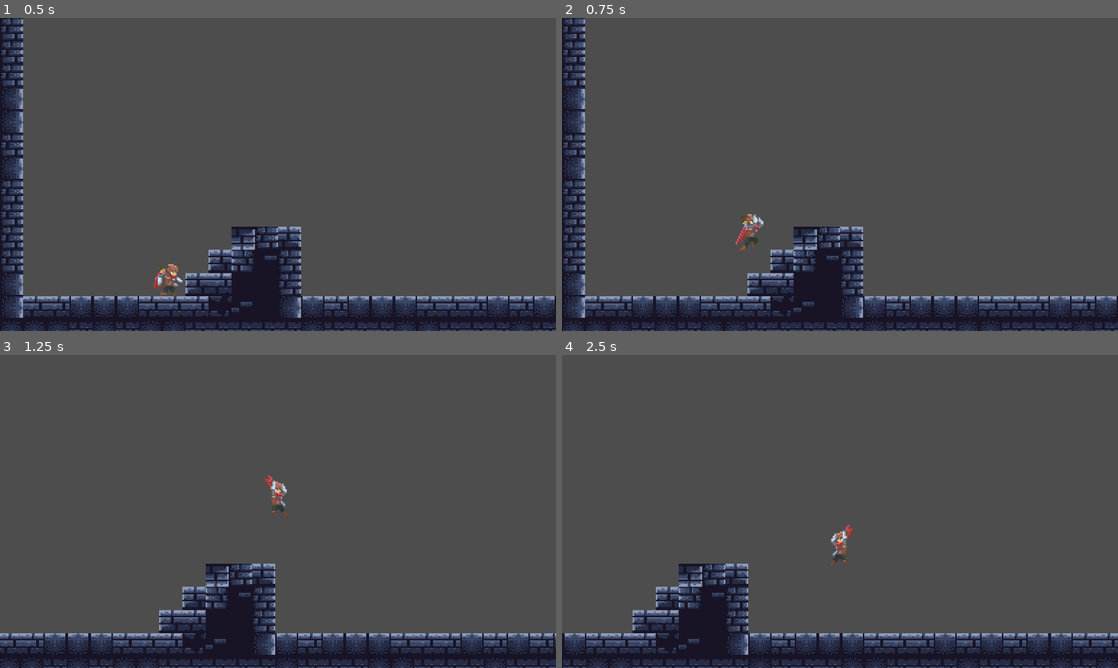
Above: before the commit, frames 1-4 (two rows, left to right).
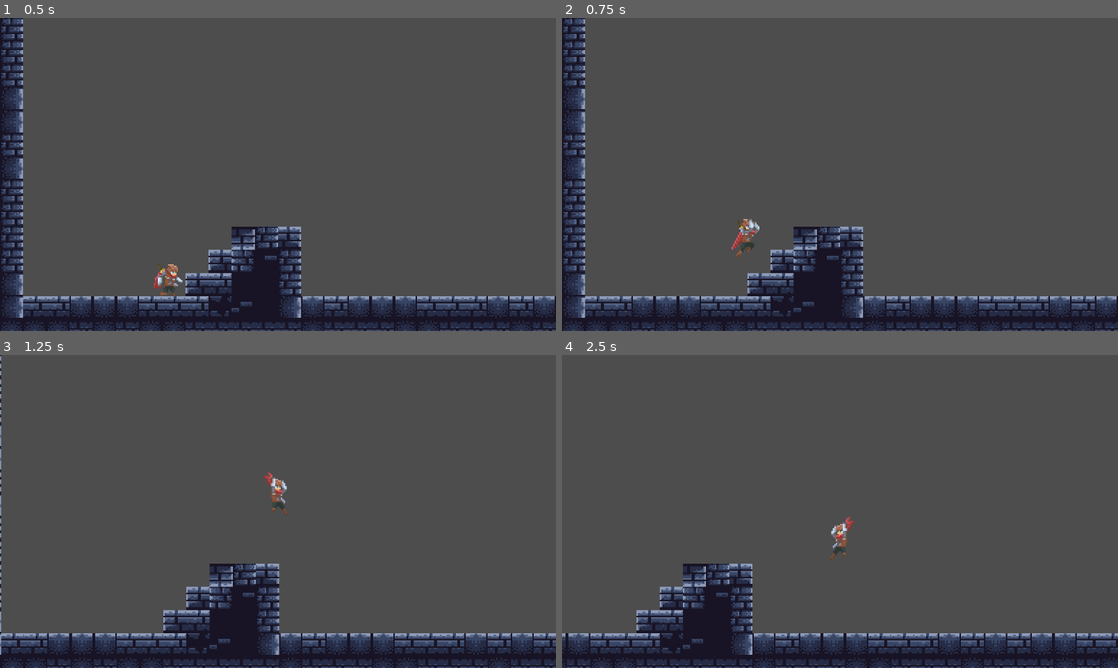
Above: after the commit, the same moments.

Repository: Tomotopieces/polaris
Game: Godot game, scene res://scenes/world.tscn
Two runs of this game, one before a commit and one after it. Both use one fixed random seed, a clock stepped at 60 frames per second and the inputs below.
Inputs:
- Up to frame 1 (0.5 s): no input
- Up to frame 2 (0.75 s): hold D (move_right) from 0.53 s (still down); tap K (move_jump) at 0.6 s
- Up to frame 3 (1.25 s): keep holding D (move_right); tap K (move_jump) at 0.77, 1.07 s
- Up to frame 4 (2.5 s): tap K (move_jump) at 1.35, 1.52, 1.82, 2.1 s; release D (move_right) at 2.03 s; hold A (move_left) from 2.03 s (still down)

Frame 1 is identical in both runs. In frame 2, 0.4% of the frame differs, in the area x 30-37%, y 62-77%; in frame 3, 5.2%, in the area x 0-100%, y 0-100%; in frame 4, 5.1%.

Commit message:
feat: 实现派生窗口功能与地面普通攻击的第二三式

Diff:
--- a/scenes/hero.tscn
+++ b/scenes/hero.tscn
@@ -756,10 +756,10 @@
 tracks/0/interp = 1
 tracks/0/loop_wrap = true
 tracks/0/keys = {
-"times": PackedFloat32Array(0, 0.0833333),
+"times": PackedFloat32Array(0, 0.15),
 "transitions": PackedFloat32Array(1, 1),
 "update": 1,
-"values": [Rect2(250, 259, 100, 36), Rect2(0, 296, 150, 36)]
+"values": [Rect2(200, 259, 150, 36), Rect2(0, 296, 150, 36)]
 }
 tracks/1/type = "value"
 tracks/1/imported = false
@@ -768,10 +768,10 @@
 tracks/1/interp = 1
 tracks/1/loop_wrap = true
 tracks/1/keys = {
-"times": PackedFloat32Array(0, 0.0833333),
-"transitions": PackedFloat32Array(1, 1),
-"update": 1,
-"values": [2, 3]
+"times": PackedFloat32Array(0),
+"transitions": PackedFloat32Array(1),
+"update": 1,
+"values": [3]
 }
 tracks/2/type = "value"
 tracks/2/imported = false
@@ -780,10 +780,10 @@
 tracks/2/interp = 1
 tracks/2/loop_wrap = true
 tracks/2/keys = {
-"times": PackedFloat32Array(0, 0.0166667, 0.0833333, 0.216667, 0.266667),
-"transitions": PackedFloat32Array(1, 1, 1, 1, 1),
-"update": 1,
-"values": [0, 1, 0, 1, 2]
+"times": PackedFloat32Array(0, 0.0666667, 0.116667, 0.15, 0.216667, 0.266667),
+"transitions": PackedFloat32Array(1, 1, 1, 1, 1, 1),
+"update": 1,
+"values": [0, 1, 2, 0, 1, 2]
 }
 tracks/3/type = "value"
 tracks/3/imported = false
@@ -816,7 +816,7 @@
 tracks/5/interp = 1
 tracks/5/loop_wrap = true
 tracks/5/keys = {
-"times": PackedFloat32Array(0, 0.0166667),
+"times": PackedFloat32Array(0, 0.116667),
 "transitions": PackedFloat32Array(1, 1),
 "update": 1,
 "values": [Vector2(-3, -18), Vector2(1, -18)]
@@ -828,7 +828,7 @@
 tracks/6/interp = 1
 tracks/6/loop_wrap = true
 tracks/6/keys = {
-"times": PackedFloat32Array(0.0166667, 0.283333, 0.3),
+"times": PackedFloat32Array(0.116667, 0.283333, 0.3),
 "transitions": PackedFloat32Array(1, 1, 1),
 "values": [{
 "args": [0],
--- a/scenes/world.tscn
+++ b/scenes/world.tscn
@@ -1,10 +1,9 @@
-[gd_scene load_steps=6 format=4 uid="uid://bwm7hcfk7s1d3"]
+[gd_scene load_steps=5 format=4 uid="uid://bwm7hcfk7s1d3"]
 
 [ext_resource type="TileSet" uid="uid://bgfd7pnui7sgx" path="res://tilesets/geometry.tres" id="1_6o5pb"]
 [ext_resource type="Script" uid="uid://x8qgjgrd11uy" path="res://scripts/World.gd" id="1_w2aw0"]
 [ext_resource type="PackedScene" uid="uid://c0nfg1e6vgqu4" path="res://scenes/hero.tscn" id="2_i4025"]
 [ext_resource type="Script" uid="uid://yxttj23jr876" path="res://scripts/input/InputManager.gd" id="4_88rxh"]
-[ext_resource type="Script" uid="uid://bq6ngm5crorug" path="res://scripts/command/CommandManager.gd" id="5_nyl32"]
 
 [node name="World" type="Node2D"]
 script = ExtResource("1_w2aw0")
@@ -22,6 +21,3 @@
 [node name="InputManager" type="Node" parent="."]
 process_mode = 3
 script = ExtResource("4_88rxh")
-
-[node name="CommandManager" type="Node" parent="."]
-script = ExtResource("5_nyl32")
--- a/scripts/command/Command.gd
+++ b/scripts/command/Command.gd
@@ -2,7 +2,7 @@
 class_name Command
 
 ## 默认有效时间
-static var DEFAULT_VALID_WINDOW: float = 0.15
+static var DEFAULT_VALID_TIME: float = 0.15
 
 ## 指令
 var name: String
@@ -14,10 +14,10 @@
 ## 失效时间
 var expire_time: float
 
-func _init(_name: String, _priority: int, _valid_window: float = DEFAULT_VALID_WINDOW) -> void:
+func _init(_name: String, _priority: int, _valid_time: float = DEFAULT_VALID_TIME) -> void:
 	name = _name
 	priority = _priority
-	expire_time = Time.get_ticks_msec() / 1000.0 + _valid_window
+	expire_time = Time.get_ticks_msec() / 1000.0 + _valid_time
 
 ## 是否有效
 ## Returns: 是否超过过期时间
--- a/scripts/command/CommandManager.gd
+++ b/scripts/command/CommandManager.gd
@@ -3,37 +3,57 @@
 extends Node
 
 ## 主角
-@onready var hero: Hero = $"../Hero"
+var hero: Hero
 
 ## 指令预输入缓冲区
-var buffer: Array[Command] = []
+var preinput_buffer: Array[Command] = []
 
-func _physics_process(_delta: float) -> void:
+## 派生窗口记录
+## 指令名 -> DerivedWindow
+var command_window_map: Dictionary = {}
+
+func _init(_hero: Hero) -> void:
+	hero = _hero
+
+func update(_delta: float) -> void:
+	# 清理过期派生标靶
+	for key in command_window_map.keys():
+		if not (command_window_map[key] as DerivedWindow).is_valid():
+			command_window_map.erase(key)
+
 	# 清理过期指令
-	buffer = buffer.filter(func(cmd: Command) -> bool: return cmd.is_valid())
-	if buffer.is_empty():
+	preinput_buffer = preinput_buffer.filter(func(cmd: Command) -> bool: return cmd.is_valid())
+	if preinput_buffer.is_empty():
 		return
 
 	# 处理有效指令
-	var to_remove: Array[Command] = []
-	for cmd in buffer:
-		var state := cmd.to_state()
+	var consumed: Array[Command] = []
+	for cmd in preinput_buffer:
+		# 若指令命中派生窗口，则为派生动作，否则正常判断
+		var window := command_window_map.get(cmd.name) as DerivedWindow
+		var state: ActionizedState = window.action if window else cmd.to_state()
 		if not state:
 			continue
+
+		# 执行动作，移除指令与标靶
 		if hero.state_machine.change_state(state):
-			to_remove.push_back(cmd)
+			consumed.push_back(cmd)
+			if window:
+				command_window_map.erase(cmd.name)
+
 	# 移除指令
-	for cmd in to_remove:
-		buffer.erase(cmd)
+	for cmd in consumed:
+		preinput_buffer.erase(cmd)
 
 ## 添加指令至缓冲区
 ## command: 指令
 func push_command(command: Command) -> void:
-	buffer.push_back(command)
+	preinput_buffer.push_back(command)
 	# 优先级高的排在前面，相同优先级保持原有顺序
-	buffer.sort_custom(func(a: Command, b: Command) -> bool: return a.priority > b.priority)
+	preinput_buffer.sort_custom(func(a: Command, b: Command) -> bool: return a.priority > b.priority)
 
-## 删除指令
-## command_name: 指令名称
-func remove_command(command_name: String) -> void:
-	buffer = buffer.filter(func(cmd: Command) -> bool: return cmd.name != command_name)
+## 开启派生窗口
+## command_name: 指令名
+## window: 窗口
+func open_window(command_name: String, window: DerivedWindow) -> void:
+	command_window_map[command_name] = window
--- /dev/null
+++ b/scripts/command/DerivedWindow.gd
@@ -0,0 +1,22 @@
+## 派生动作输入窗口
+## 与指令类似，但由动作创建而非输入发起
+## 开启输入窗口，当指令命中时，可指定动作
+class_name DerivedWindow
+
+## 默认有效时间
+static var DEFAULT_VALID_WINDOW: float = 0.5
+
+## 失效时间
+var expire_time: float
+
+## 动作
+var action: ActionizedState
+
+func _init(_action: ActionizedState, _valid_window: float = DEFAULT_VALID_WINDOW) -> void:
+	action = _action
+	expire_time = Time.get_ticks_msec() / 1000.0 + _valid_window
+
+## 是否有效
+## Returns: 是否超过过期时间
+func is_valid() -> bool:
+	return Time.get_ticks_msec() / 1000.0 < expire_time
--- a/scripts/hero/Hero.gd
+++ b/scripts/hero/Hero.gd
@@ -37,6 +37,9 @@
 ## 状态机
 var state_machine: StateMachine
 
+## 指令管理器
+var command_manager: CommandManager
+
 ## 最大跳跃次数
 var max_extra_jump_chance := 1
 
@@ -56,6 +59,7 @@
 func _ready() -> void:
 	state_machine = StateMachine.new()
 	state_machine.change_state(HeroStateIdle.new(self))
+	command_manager = CommandManager.new(self)
 
 func _physics_process(delta: float) -> void:
 	velocity += get_gravity() * gravity_ratio * delta # 重力效果
@@ -67,6 +71,7 @@
 		extra_jump_chance = max_extra_jump_chance # 恢复跳跃次数
 
 	state_machine.update(delta) # 状态机
+	command_manager.update(delta) # 指令管理器
 
 ## 水平移动
 func horizontal_move(direction: float) -> void:
--- a/scripts/hero/skills/HeroSkillNormalAttack1.gd
+++ b/scripts/hero/skills/HeroSkillNormalAttack1.gd
@@ -26,5 +26,6 @@
 	pass
 
 var callback_2 := func () -> void:
-	# 进入可取消状态
-	hero.state_machine.current_state.cancellable = true
+	hero.command_manager.open_window(
+		HeroCommandSkill1.NAME, DerivedWindow.new(HeroStateCast.new(hero, HeroSkillNormalAttack2.new(hero))))
+	hero.state_machine.current_state.cancellable = true # 进入可取消状态
--- a/scripts/hero/skills/HeroSkillNormalAttack2.gd
+++ b/scripts/hero/skills/HeroSkillNormalAttack2.gd
@@ -22,5 +22,7 @@
 	pass
 
 var callback_1 := func () -> void:
+	hero.command_manager.open_window(
+		HeroCommandSkill1.NAME, DerivedWindow.new(HeroStateCast.new(hero, HeroSkillNormalAttack3.new(hero))))
 	hero.state_machine.current_state.cancellable = true
 	# TODO 关闭伤害判定范围
--- a/scripts/input/InputManager.gd
+++ b/scripts/input/InputManager.gd
@@ -8,9 +8,12 @@
 @onready var hero: Hero = $"../Hero"
 
 # 指令管理器
-@onready var commandManager: CommandManager = $"../CommandManager"
+var command_manager: CommandManager
 
 #endregion
+
+func _ready() -> void:
+	command_manager = hero.command_manager
 
 func _physics_process(_delta: float) -> void:
 	# 判断场景，选择输入策略
@@ -27,11 +30,11 @@
 
 	# 普通攻击
 	if Input.is_action_just_pressed("skill_1"):
-		commandManager.push_command(HeroCommandSkill1.new(hero))
+		command_manager.push_command(HeroCommandSkill1.new(hero))
 
 	# 跳跃
 	if Input.is_action_just_pressed("move_jump"):
-		commandManager.push_command(HeroCommandJump.new(hero))
+		command_manager.push_command(HeroCommandJump.new(hero))
 
 	# 水平移动（非指令）
 	hero.horizontal_move(Input.get_axis("move_left", "move_right")) # 水平移动在非跑动状态下也会进行
Not shown, added: scripts/command/DerivedWindow.gd.uid
